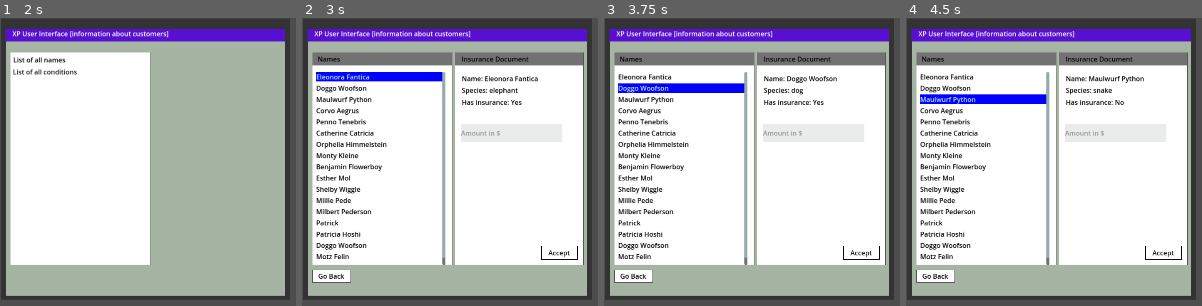
Above: before the commit, frames 1-4 (left to right).
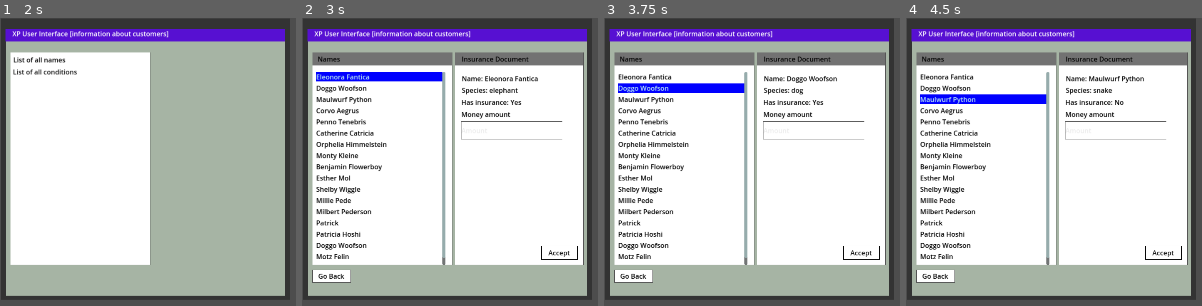
Above: after the commit, the same moments.

Repository: AgonGuri/vacation_please
Game: Godot game, scene res://scenes/pc_ui.tscn
Same seed, same stepped clock (60 frames per second), same inputs: the game is played once before the commit and once after it.
Inputs:
- Up to frame 1 (2 s): click "List of all conditions" at 0.5 s; click "Go Back" at 1.25 s
- Up to frame 2 (3 s): click "List of all names" at 2 s; click "Eleonora Fantica" at 2.75 s
- Up to frame 3 (3.75 s): click "Doggo Woofson" at 3.5 s
- Up to frame 4 (4.5 s): click "Maulwurf Python" at 4.25 s

Frame 1 is identical in both runs. In frame 2, 0.8% of the frame differs, in the area x 53-89%, y 28-43%; in frame 3, 0.8%; in frame 4, 0.8%.

Commit message:
document panel updated

Diff:
--- a/scenes/pc_ui.tscn
+++ b/scenes/pc_ui.tscn
@@ -20,7 +20,12 @@
 border_color = Color(0.33333334, 0.33333334, 0.33333334, 1)
 
 [sub_resource type="StyleBoxFlat" id="StyleBoxFlat_2pgwb"]
-bg_color = Color(0, 0.05592153, 0.0515001, 0.08235294)
+bg_color = Color(0.6509804, 0.7058824, 0.6431373, 0)
+border_width_left = 1
+border_width_top = 1
+border_width_right = 1
+border_width_bottom = 1
+border_color = Color(0.13319638, 0.13319641, 0.1331963, 1)
 corner_detail = 1
 
 [sub_resource type="StyleBoxFlat" id="StyleBoxFlat_m6r30"]
@@ -129,11 +134,20 @@
 theme_override_colors/font_color = Color(0, 0, 0, 1)
 text = "Name:"
 
+[node name="MoneyAmount" type="Label" parent="NinePatchRect/DocumentPanel"]
+layout_mode = 0
+offset_left = 16.0
+offset_top = 137.0
+offset_right = 139.0
+offset_bottom = 160.0
+theme_override_colors/font_color = Color(0, 0, 0, 1)
+text = "Money amount"
+
 [node name="CustomerInsuranceStatus" type="Label" parent="NinePatchRect/DocumentPanel"]
 layout_mode = 0
-offset_left = 17.0
+offset_left = 16.0
 offset_top = 108.0
-offset_right = 150.0
+offset_right = 149.0
 offset_bottom = 131.0
 theme_override_colors/font_color = Color(0, 0, 0, 1)
 text = "Has insurance:"
@@ -150,16 +164,15 @@
 [node name="MoneyInput" type="LineEdit" parent="NinePatchRect/DocumentPanel"]
 layout_mode = 0
 offset_left = 15.0
-offset_top = 172.0
+offset_top = 166.0
 offset_right = 259.0
-offset_bottom = 215.0
-theme_override_colors/font_color = Color(0.581033, 0.58103293, 0.5810329, 1)
+offset_bottom = 209.0
+theme_override_colors/font_color = Color(0.27881077, 0.0006951043, 0.6842053, 1)
 theme_override_colors/font_outline_color = Color(0, 0, 0, 1)
 theme_override_colors/selection_color = Color(0.4817894, 0.48178953, 0.4817894, 1)
 theme_override_styles/normal = SubResource("StyleBoxFlat_2pgwb")
-text = " Enter amount"
 placeholder_text = "Amount"
-max_length = 13
+max_length = 6
 
 [node name="DoneButton" type="Button" parent="NinePatchRect/DocumentPanel"]
 layout_mode = 0
--- a/scripts/pc_ui.gd
+++ b/scripts/pc_ui.gd
@@ -140,7 +140,7 @@
 	customer_name.text = "Name: %s" % customer.name
 	customer_species.text = "Species: %s" % customer.species
 	customer_insurance_status.text = "Has insurance: %s" % ("Yes" if customer.insured else "No")
-	money_input.text = "Amount in $"
+	money_input.text = ""
 
 #go back button
 func on_back_button_pressed():
